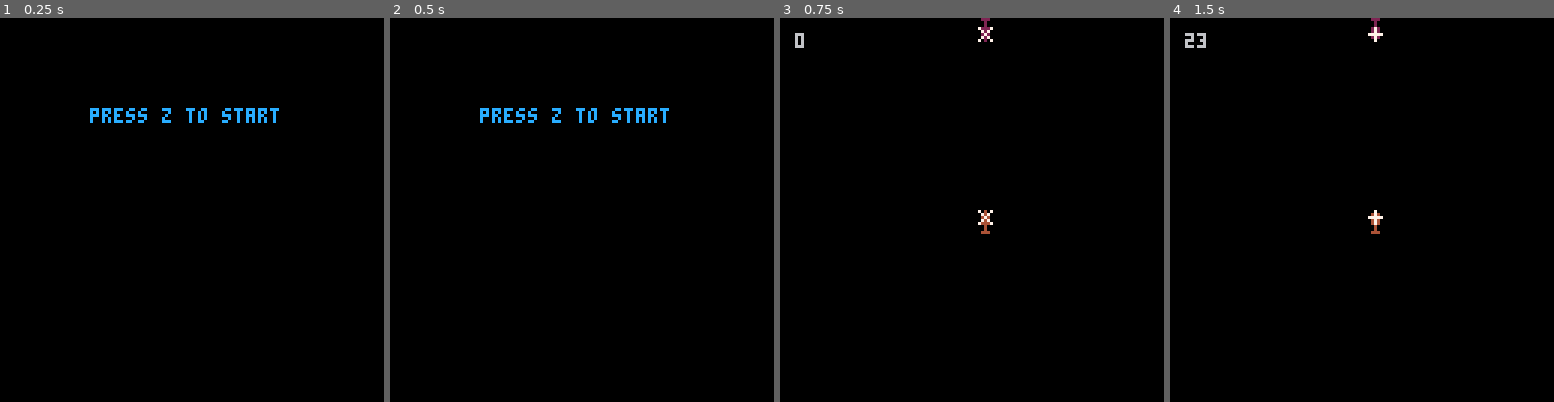
Above: before the commit, frames 1-4 (left to right).
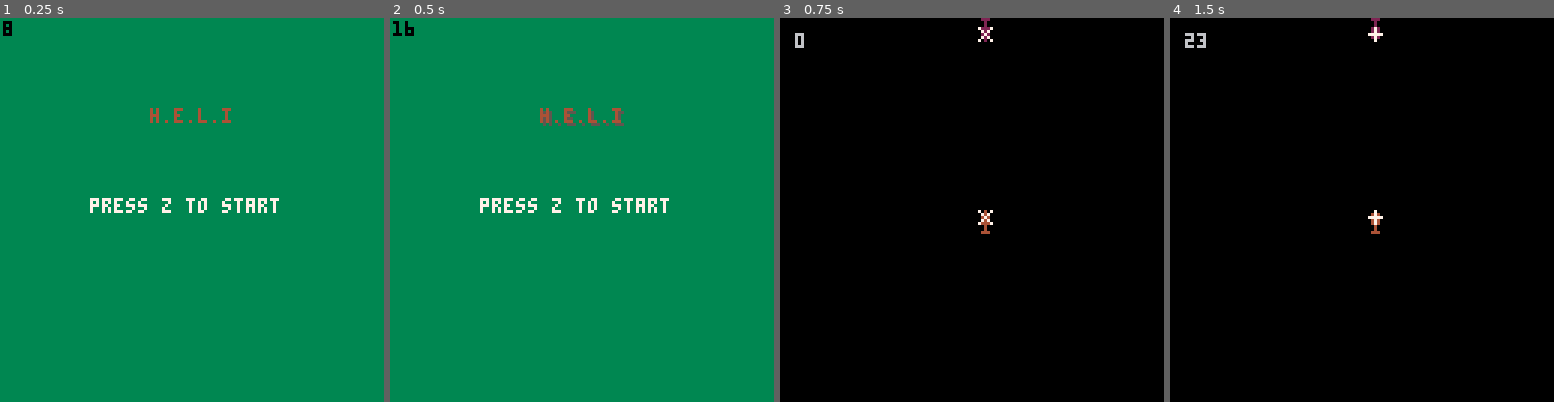
Above: after the commit, the same moments.

Repository: zothynine/heli
Game: PICO-8 cartridge heli.p8
The game is run twice, just before and just after one commit, with the same random seed, the same clock (stepped at 60 frames per second) and the same inputs.
Inputs:
- Up to frame 1 (0.25 s): no input
- Up to frame 2 (0.5 s): no input
- Up to frame 3 (0.75 s): tap O (Z key) at 0.7 s
- Up to frame 4 (1.5 s): no input

The runs differ from the first frame. In frame 1, 100% of the frame differs, in the area x 0-100%, y 0-100%; in frame 2, 100%; in frame 3, nothing differs; in frame 4, nothing differs.

Commit message:
Add a little animation to the start screen

Diff:
--- a/heli.p8
+++ b/heli.p8
@@ -1,9 +1,17 @@
 pico-8 cartridge // http://www.pico-8.com
 version 8
 __lua__
-timer = 0
+timers = {
+	global = 0
+}
 camx = 0
 camy = 0
+shadows = {
+	start_txt = {
+		x = 0,
+		y = 0
+	}
+}
 
 heli = {
 	x = 64,
@@ -22,7 +30,22 @@
 --start screen
 function update_start()
 	cls()
-	timer = 0;
+	timers.global += 1
+	if timers.global % 12 == 0 then
+		if shadows.start_txt.x < 8 then
+			shadows.start_txt.x += 1
+			shadows.start_txt.y = shadows.start_txt.x
+		else
+			shadows.start_txt.x -= 1
+			shadows.start_txt.y = shadows.start_txt.x
+		end
+	end
+
+	shadow = {
+		x = 50 + shadows.start_txt.x,
+		y = 30 + shadows.start_txt.y
+	}
+
 	if btn(4) then
 		start_game()
 	end
@@ -30,13 +53,18 @@
 
 function draw_start()
  cls()
-	print("press z to start",30,30,12)
+	rectfill(0,0,128,128,3)
+	print(timers.global,1,1,0)
+	print("h.e.l.i",shadow.x,shadow.y,5)
+	print("h.e.l.i",50,30,4)
+	print("press z to start",30,60,7)
 end
 
 --game
 function start_game()
 	cls()
-    camera()
+	timers.global = 0
+ camera()
 	sfx(1,1)
 	music(0,100,2)
 	heli.x = 64
@@ -78,7 +106,7 @@
 	if heli.crash == 1 then
 		show_game_over()
 	end
-	timer += 1
+	timers.global += 1
 end
 
 function draw_game()
@@ -86,7 +114,7 @@
     cls()
     camera()
     map(0,0,0,0,16,16)
-	print(timer,5,5,6)
+	print(timers.global,5,5,6)
 	heli:animate()
 	spr(heli.sprite, heli.x, heli.y)
 
